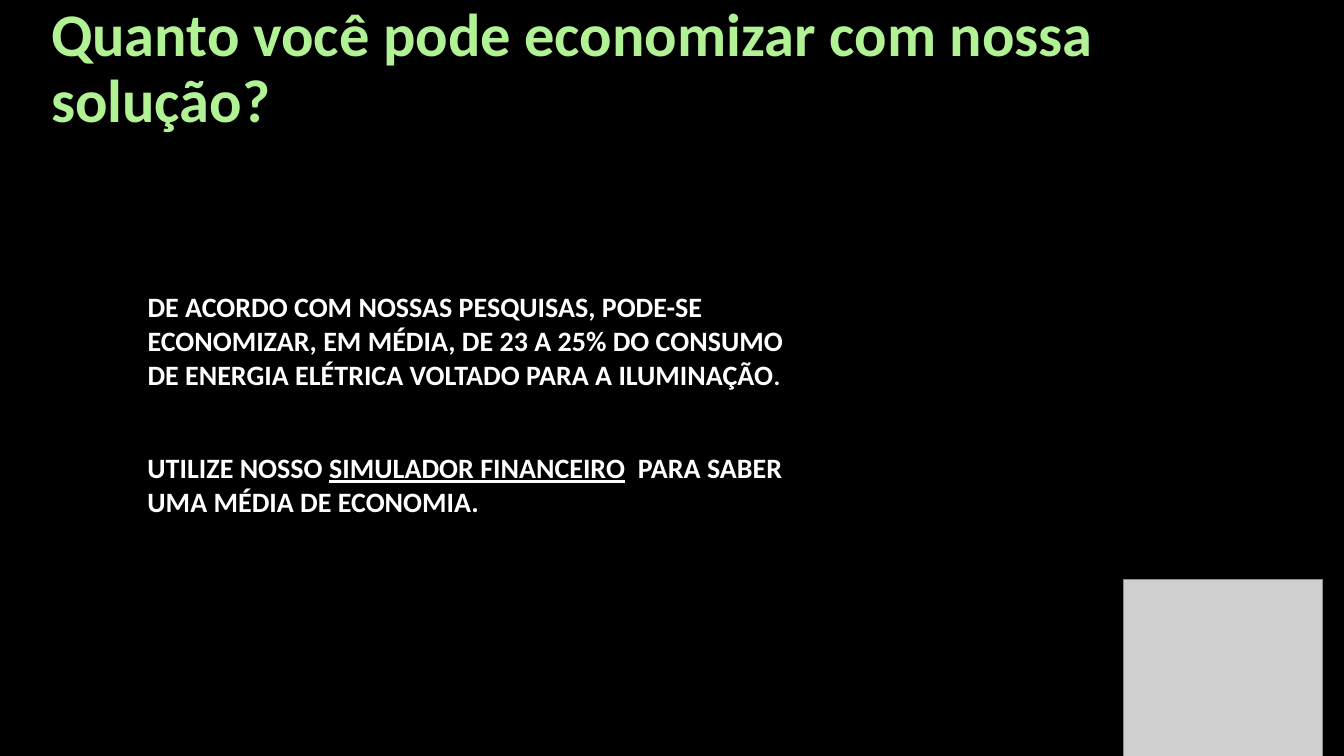
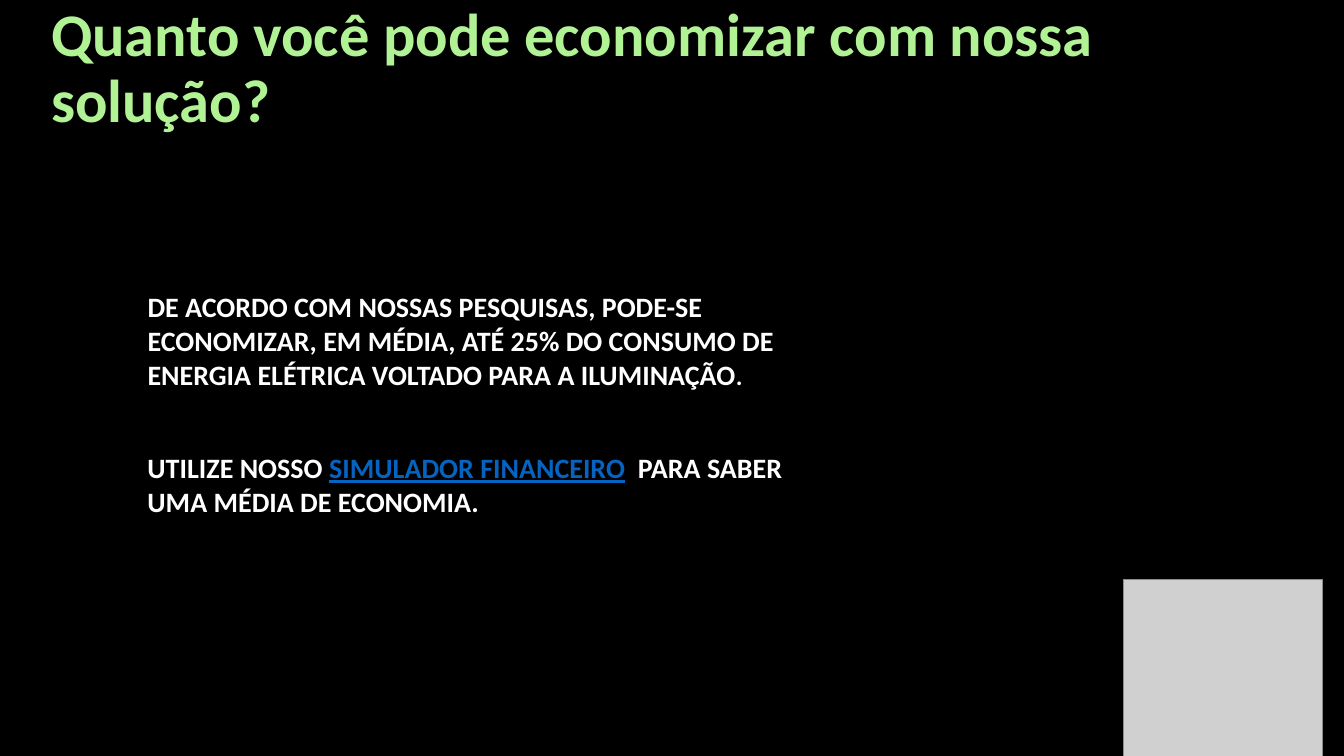
Before and after one commit to diegocrocha/project-energy, a slide deck: slide 9 of Apresentação/Apresentação.pptx. Drawn at 1344x756 pixels with LibreOffice and Linux fonts; fonts in the diff are those of the drawing; grey boxes stand for pictures. Boxes give left, top, right and bottom in pixels: in the first picture for what was removed or moved away, otherwise in the second. Text is boxed around its words. In the diff, an @@ line names an element or a change of style, - is before the commit and + after.

Commit message:
alteração no texto do simulador e no slide

```diff
--- a/Apresentação/Apresentação.pptx
+++ b/Apresentação/Apresentação.pptx
@@ text at (148, 298, 773, 390): text changed @@
-DE ACORDO COM NOSSAS PESQUISAS, PODE-SE ECONOMIZAR, EM MÉDIA, DE 23 A 25% DO CONSUMO DE ENERGIA ELÉTRICA VOLTADO PARA A ILUMINAÇÃO.
+DE ACORDO COM NOSSAS PESQUISAS, PODE-SE ECONOMIZAR, EM MÉDIA, ATÉ 25% DO CONSUMO DE ENERGIA ELÉTRICA VOLTADO PARA A ILUMINAÇÃO.
@@ text "UTILIZE NOSSO SIMULADOR FINANCEIRO PARA ..." at (147, 459, 782, 513): text colour #FFFFFF to #0563C1 in "SIMULADOR FINANCEIRO" @@
```
Also in this commit, not shown: 1 slide added, 2 other files.
